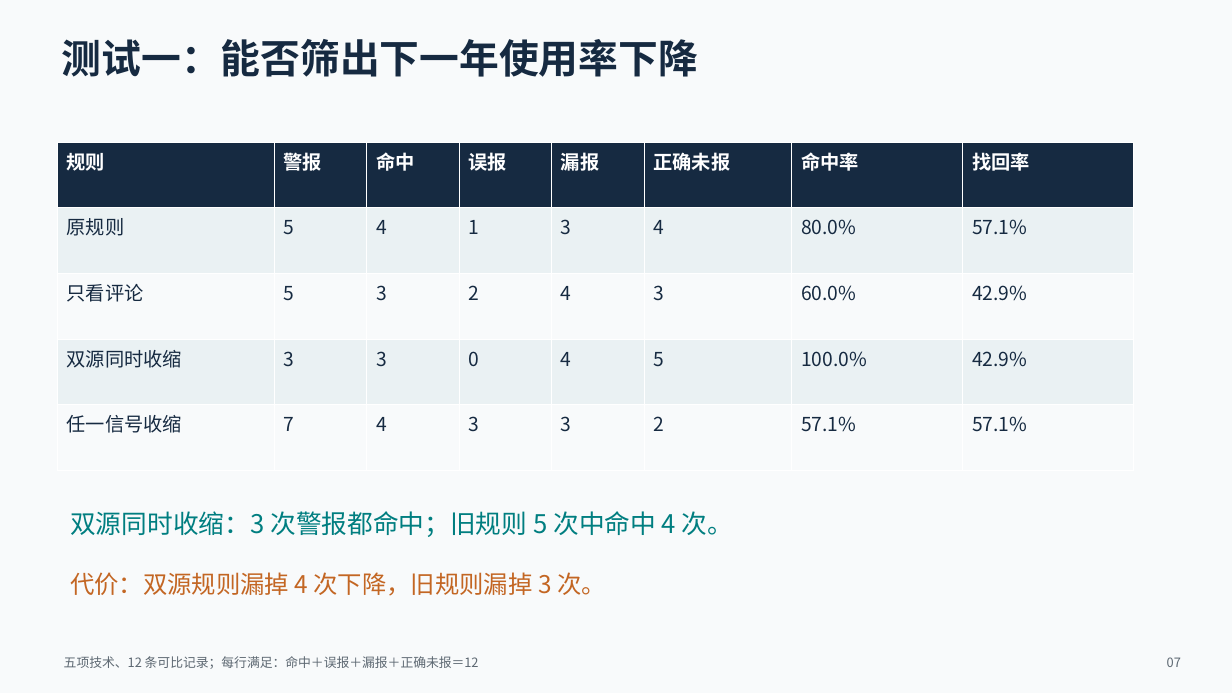
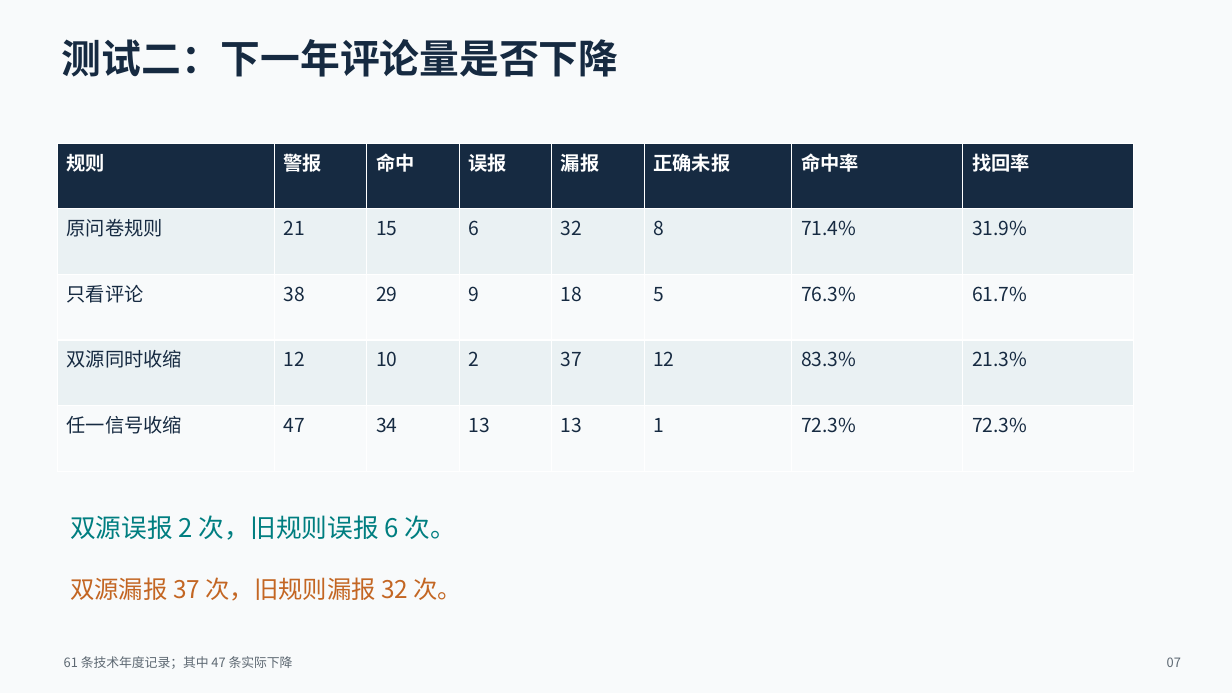
Before and after one commit to NTenthusiast/opensource-adoption-prediction, a slide deck: slide 7 of 组会汇报_2026-09-26/组会汇报_三维动态预警升级版.pptx. Drawn at 1232x693 pixels with LibreOffice and Linux fonts; fonts in the diff are those of the drawing. Boxes give left, top, right and bottom in pixels: in the first picture for what was removed or moved away, otherwise in the second. Text is boxed around its words. In the diff, an @@ line names an element or a change of style, - is before the commit and + after.

Commit message:
扩展近期双源预警样本并更新组会汇报

```diff
--- a/组会汇报_2026-09-26/组会汇报_三维动态预警升级版.pptx
+++ b/组会汇报_2026-09-26/组会汇报_三维动态预警升级版.pptx
@@ text at bbox=[62, 39, 619, 77]: text changed @@
-测试一：能否筛出下一年使用率下降
+测试二：下一年评论量是否下降
@@ table at bbox=[57, 143, 1134, 471] @@
-row 2: 原规则 | 5 | 4 | 1 | 3 | 4 | 80.0% | 57.1%
+row 2: 原问卷规则 | 21 | 15 | 6 | 32 | 8 | 71.4% | 31.9%
-row 3: 只看评论 | 5 | 3 | 2 | 4 | 3 | 60.0% | 42.9%
+row 3: 只看评论 | 38 | 29 | 9 | 18 | 5 | 76.3% | 61.7%
-row 4: 双源同时收缩 | 3 | 3 | 0 | 4 | 5 | 100.0% | 42.9%
+row 4: 双源同时收缩 | 12 | 10 | 2 | 37 | 12 | 83.3% | 21.3%
-row 5: 任一信号收缩 | 7 | 4 | 3 | 3 | 2 | 57.1% | 57.1%
+row 5: 任一信号收缩 | 47 | 34 | 13 | 13 | 1 | 72.3% | 72.3%
@@ text at bbox=[70, 515, 456, 540]: text changed @@
-双源同时收缩：3 次警报都命中；旧规则 5 次中命中 4 次。
+双源误报 2 次，旧规则误报 6 次。
@@ text at bbox=[70, 577, 463, 601]: text changed @@
-代价：双源规则漏掉 4 次下降，旧规则漏掉 3 次。
+双源漏报 37 次，旧规则漏报 32 次。
@@ text at bbox=[64, 656, 293, 669]: text changed @@
-五项技术、12 条可比记录；每行满足：命中＋误报＋漏报＋正确未报＝12
+61 条技术年度记录；其中 47 条实际下降
```
Also in this commit, not shown: 4 other slides changed, 8 slides added, 7 slides removed, 20 other files.
